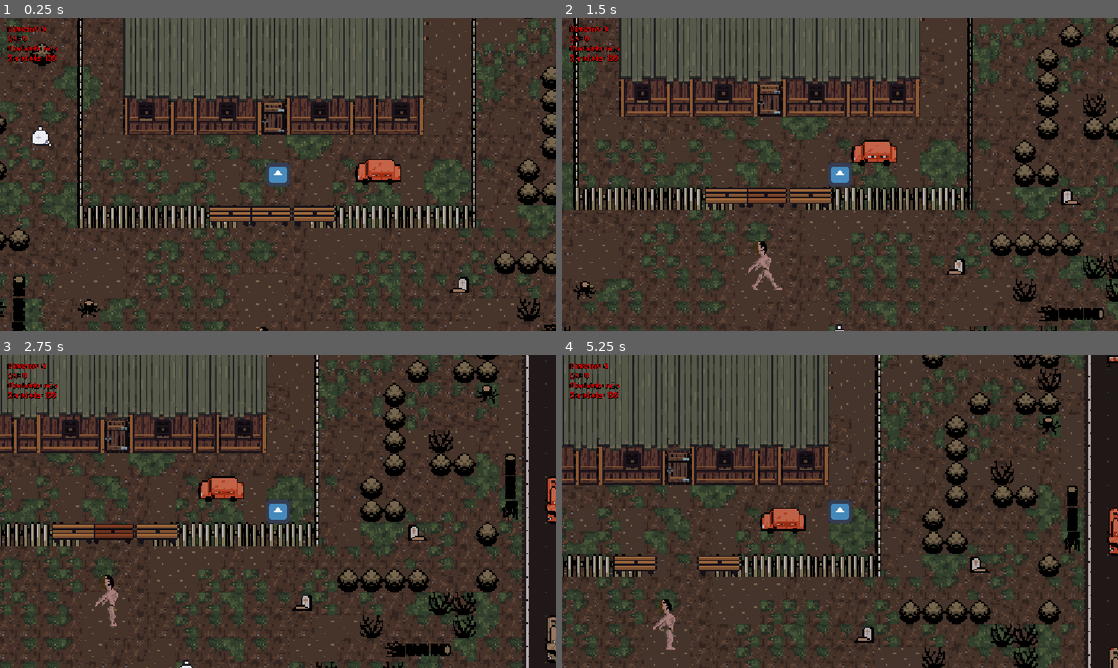
Above: before the commit, frames 1-4 (two rows, left to right).
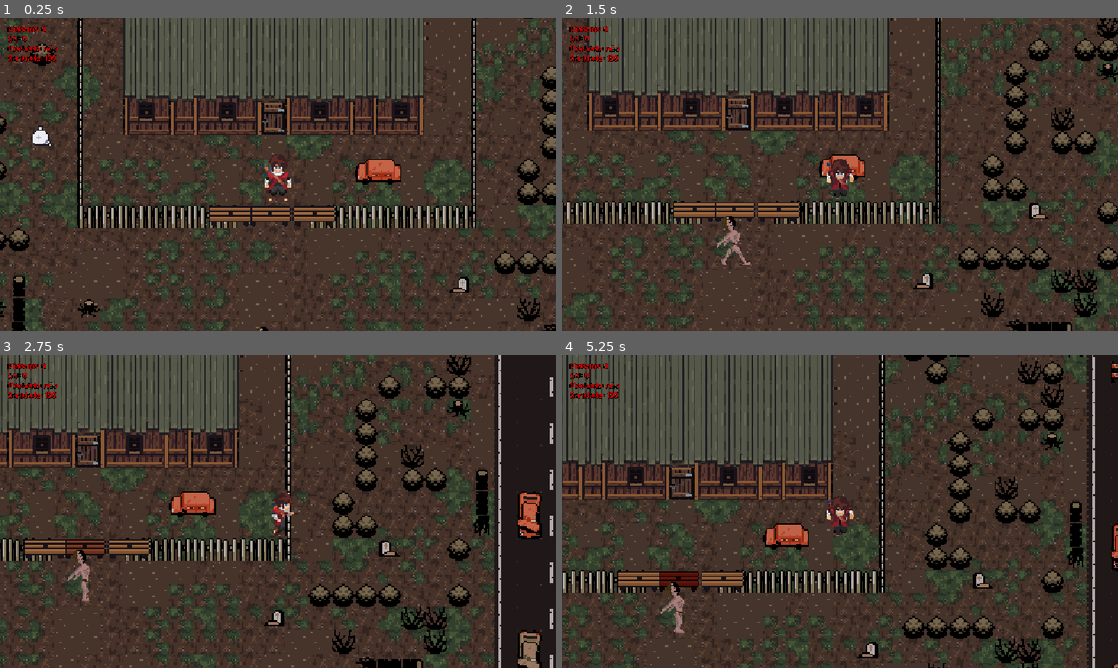
Above: after the commit, the same moments.

Repository: nickyrzzdev/tyraniker
Game: Godot game, scene res://cenas/mapa.tscn
The game is run twice, just before and just after one commit, with the same random seed, the same clock (stepped at 60 frames per second) and the same inputs. This scene is started directly instead of the project's main scene. The engine's default icon, where the game draws it, is replaced by a stand-in: a white triangle on a blue panel in a dark square.
Inputs:
- Up to frame 1 (0.25 s): no input
- Up to frame 2 (1.5 s): hold D (direita) 0.53-1.28 s; hold Shift (correr) 0.53-1.28 s; hold S (pra baixo) from 1.28 s (still down); tap Shift (correr) at 1.35 s
- Up to frame 3 (2.75 s): release S (pra baixo) at 2.03 s; hold D (direita) from 2.03 s (still down); hold Shift (correr) from 2.03 s (still down)
- Up to frame 4 (5.25 s): release D (direita) at 2.78 s; release Shift (correr) at 2.78 s; hold W (pra cima) 2.78-3.53 s; tap Shift (correr) at 2.85, 4.35 s; hold Shift (correr) 3.53-4.28 s; hold A (esquerda) 3.53-5.03 s; hold S (pra baixo) from 5.03 s (still down); hold Shift (correr) from 5.03 s (still down)

The runs differ from the first frame. In frame 1, 0.4% of the frame differs, in the area x 47-53%, y 45-59%; in frame 2, 43%; in frame 3, 45%, in the area x 0-100%, y 0-100%; in frame 4, 43%.

Commit message:
feat: adiciona sprite animado do jogador nas 4 direções

Diff:
--- a/game-tyraniker/cenas/jogador.tscn
+++ b/game-tyraniker/cenas/jogador.tscn
@@ -1,24 +1,523 @@
 [gd_scene format=3 uid="uid://ch655n3x7cyo1"]
 
 [ext_resource type="Script" uid="uid://b4vi7bchl4qd1" path="res://codigos/jogador.gd" id="1_uahlj"]
-[ext_resource type="Texture2D" uid="uid://bdwljlenesp5g" path="res://icon.svg" id="1_vwxko"]
-
-[sub_resource type="CircleShape2D" id="CircleShape2D_3sy6q"]
-radius = 7.5
+[ext_resource type="Texture2D" uid="uid://daj07d4rqa1sc" path="res://recursos/jogador/RUN/run_down.png" id="2_71kwk"]
+[ext_resource type="Texture2D" uid="uid://cydiu1fn7jt0f" path="res://recursos/jogador/RUN/run_up.png" id="3_gx3gf"]
+[ext_resource type="Texture2D" uid="uid://dn5vaqqt516rh" path="res://recursos/jogador/RUN/run_right.png" id="4_ayar0"]
+[ext_resource type="Texture2D" uid="uid://bo4ggbcoh6p3v" path="res://recursos/jogador/RUN/run_left.png" id="5_0np37"]
+[ext_resource type="Texture2D" uid="uid://uqyfoouhqb0s" path="res://recursos/jogador/IDLE/idle_down.png" id="6_4r1lo"]
+[ext_resource type="Texture2D" uid="uid://deqyt5vwlu8bk" path="res://recursos/jogador/IDLE/idle_up.png" id="7_rge55"]
+[ext_resource type="Texture2D" uid="uid://bttt3dye4ywyo" path="res://recursos/jogador/IDLE/idle_right.png" id="8_4a0i6"]
+[ext_resource type="Texture2D" uid="uid://dj6227obflh0y" path="res://recursos/jogador/IDLE/idle_left.png" id="9_mi5lp"]
+
+[sub_resource type="RectangleShape2D" id="RectangleShape2D_w11f4"]
+
+[sub_resource type="AtlasTexture" id="AtlasTexture_484bh"]
+atlas = ExtResource("2_71kwk")
+region = Rect2(0, 0, 96, 80)
+
+[sub_resource type="AtlasTexture" id="AtlasTexture_7cnop"]
+atlas = ExtResource("2_71kwk")
+region = Rect2(96, 0, 96, 80)
+
+[sub_resource type="AtlasTexture" id="AtlasTexture_rihrl"]
+atlas = ExtResource("2_71kwk")
+region = Rect2(192, 0, 96, 80)
+
+[sub_resource type="AtlasTexture" id="AtlasTexture_w02m7"]
+atlas = ExtResource("2_71kwk")
+region = Rect2(288, 0, 96, 80)
+
+[sub_resource type="AtlasTexture" id="AtlasTexture_4rw0w"]
+atlas = ExtResource("2_71kwk")
+region = Rect2(384, 0, 96, 80)
+
+[sub_resource type="AtlasTexture" id="AtlasTexture_x8v60"]
+atlas = ExtResource("2_71kwk")
+region = Rect2(480, 0, 96, 80)
+
+[sub_resource type="AtlasTexture" id="AtlasTexture_rjucj"]
+atlas = ExtResource("2_71kwk")
+region = Rect2(576, 0, 96, 80)
+
+[sub_resource type="AtlasTexture" id="AtlasTexture_t6o5y"]
+atlas = ExtResource("2_71kwk")
+region = Rect2(672, 0, 96, 80)
+
+[sub_resource type="AtlasTexture" id="AtlasTexture_03g4k"]
+atlas = ExtResource("3_gx3gf")
+region = Rect2(0, 0, 96, 80)
+
+[sub_resource type="AtlasTexture" id="AtlasTexture_nqn51"]
+atlas = ExtResource("3_gx3gf")
+region = Rect2(96, 0, 96, 80)
+
+[sub_resource type="AtlasTexture" id="AtlasTexture_07vc7"]
+atlas = ExtResource("3_gx3gf")
+region = Rect2(192, 0, 96, 80)
+
+[sub_resource type="AtlasTexture" id="AtlasTexture_76mpe"]
+atlas = ExtResource("3_gx3gf")
+region = Rect2(288, 0, 96, 80)
+
+[sub_resource type="AtlasTexture" id="AtlasTexture_jvbpx"]
+atlas = ExtResource("3_gx3gf")
+region = Rect2(384, 0, 96, 80)
+
+[sub_resource type="AtlasTexture" id="AtlasTexture_7h3cf"]
+atlas = ExtResource("3_gx3gf")
+region = Rect2(480, 0, 96, 80)
+
+[sub_resource type="AtlasTexture" id="AtlasTexture_dvcoi"]
+atlas = ExtResource("3_gx3gf")
+region = Rect2(576, 0, 96, 80)
+
+[sub_resource type="AtlasTexture" id="AtlasTexture_j4aic"]
+atlas = ExtResource("3_gx3gf")
+region = Rect2(672, 0, 96, 80)
+
+[sub_resource type="AtlasTexture" id="AtlasTexture_o6y3u"]
+atlas = ExtResource("4_ayar0")
+region = Rect2(0, 0, 96, 80)
+
+[sub_resource type="AtlasTexture" id="AtlasTexture_elkto"]
+atlas = ExtResource("4_ayar0")
+region = Rect2(96, 0, 96, 80)
+
+[sub_resource type="AtlasTexture" id="AtlasTexture_7ya7o"]
+atlas = ExtResource("4_ayar0")
+region = Rect2(192, 0, 96, 80)
+
+[sub_resource type="AtlasTexture" id="AtlasTexture_o5gml"]
+atlas = ExtResource("4_ayar0")
+region = Rect2(288, 0, 96, 80)
+
+[sub_resource type="AtlasTexture" id="AtlasTexture_07o41"]
+atlas = ExtResource("4_ayar0")
+region = Rect2(384, 0, 96, 80)
+
+[sub_resource type="AtlasTexture" id="AtlasTexture_upiod"]
+atlas = ExtResource("4_ayar0")
+region = Rect2(480, 0, 96, 80)
+
+[sub_resource type="AtlasTexture" id="AtlasTexture_x2g3p"]
+atlas = ExtResource("4_ayar0")
+region = Rect2(576, 0, 96, 80)
+
+[sub_resource type="AtlasTexture" id="AtlasTexture_3y3pl"]
+atlas = ExtResource("4_ayar0")
+region = Rect2(672, 0, 96, 80)
+
+[sub_resource type="AtlasTexture" id="AtlasTexture_csx1l"]
+atlas = ExtResource("5_0np37")
+region = Rect2(0, 0, 96, 80)
+
+[sub_resource type="AtlasTexture" id="AtlasTexture_if5if"]
+atlas = ExtResource("5_0np37")
+region = Rect2(96, 0, 96, 80)
+
+[sub_resource type="AtlasTexture" id="AtlasTexture_c3gqs"]
+atlas = ExtResource("5_0np37")
+region = Rect2(192, 0, 96, 80)
+
+[sub_resource type="AtlasTexture" id="AtlasTexture_fhp7x"]
+atlas = ExtResource("5_0np37")
+region = Rect2(288, 0, 96, 80)
+
+[sub_resource type="AtlasTexture" id="AtlasTexture_yhb5w"]
+atlas = ExtResource("5_0np37")
+region = Rect2(384, 0, 96, 80)
+
+[sub_resource type="AtlasTexture" id="AtlasTexture_gyntp"]
+atlas = ExtResource("5_0np37")
+region = Rect2(480, 0, 96, 80)
+
+[sub_resource type="AtlasTexture" id="AtlasTexture_kui0a"]
+atlas = ExtResource("5_0np37")
+region = Rect2(576, 0, 96, 80)
+
+[sub_resource type="AtlasTexture" id="AtlasTexture_sbnp6"]
+atlas = ExtResource("5_0np37")
+region = Rect2(672, 0, 96, 80)
+
+[sub_resource type="AtlasTexture" id="AtlasTexture_d081a"]
+atlas = ExtResource("6_4r1lo")
+region = Rect2(0, 0, 96, 80)
+
+[sub_resource type="AtlasTexture" id="AtlasTexture_p2ll8"]
+atlas = ExtResource("6_4r1lo")
+region = Rect2(96, 0, 96, 80)
+
+[sub_resource type="AtlasTexture" id="AtlasTexture_3sg1u"]
+atlas = ExtResource("6_4r1lo")
+region = Rect2(192, 0, 96, 80)
+
+[sub_resource type="AtlasTexture" id="AtlasTexture_ob6e8"]
+atlas = ExtResource("6_4r1lo")
+region = Rect2(288, 0, 96, 80)
+
+[sub_resource type="AtlasTexture" id="AtlasTexture_cm7cb"]
+atlas = ExtResource("6_4r1lo")
+region = Rect2(384, 0, 96, 80)
+
+[sub_resource type="AtlasTexture" id="AtlasTexture_e4pah"]
+atlas = ExtResource("6_4r1lo")
+region = Rect2(480, 0, 96, 80)
+
+[sub_resource type="AtlasTexture" id="AtlasTexture_5mnog"]
+atlas = ExtResource("6_4r1lo")
+region = Rect2(576, 0, 96, 80)
+
+[sub_resource type="AtlasTexture" id="AtlasTexture_cdbtb"]
+atlas = ExtResource("6_4r1lo")
+region = Rect2(672, 0, 96, 80)
+
+[sub_resource type="AtlasTexture" id="AtlasTexture_26rt7"]
+atlas = ExtResource("7_rge55")
+region = Rect2(0, 0, 96, 80)
+
+[sub_resource type="AtlasTexture" id="AtlasTexture_fr7mn"]
+atlas = ExtResource("7_rge55")
+region = Rect2(96, 0, 96, 80)
+
+[sub_resource type="AtlasTexture" id="AtlasTexture_m14mt"]
+atlas = ExtResource("7_rge55")
+region = Rect2(192, 0, 96, 80)
+
+[sub_resource type="AtlasTexture" id="AtlasTexture_pj7y8"]
+atlas = ExtResource("7_rge55")
+region = Rect2(288, 0, 96, 80)
+
+[sub_resource type="AtlasTexture" id="AtlasTexture_emsxp"]
+atlas = ExtResource("7_rge55")
+region = Rect2(384, 0, 96, 80)
+
+[sub_resource type="AtlasTexture" id="AtlasTexture_wb4ic"]
+atlas = ExtResource("7_rge55")
+region = Rect2(480, 0, 96, 80)
+
+[sub_resource type="AtlasTexture" id="AtlasTexture_h7csl"]
+atlas = ExtResource("7_rge55")
+region = Rect2(576, 0, 96, 80)
+
+[sub_resource type="AtlasTexture" id="AtlasTexture_w2a77"]
+atlas = ExtResource("7_rge55")
+region = Rect2(672, 0, 96, 80)
+
+[sub_resource type="AtlasTexture" id="AtlasTexture_2eld7"]
+atlas = ExtResource("8_4a0i6")
+region = Rect2(0, 0, 96, 80)
+
+[sub_resource type="AtlasTexture" id="AtlasTexture_ghra4"]
+atlas = ExtResource("8_4a0i6")
+region = Rect2(96, 0, 96, 80)
+
+[sub_resource type="AtlasTexture" id="AtlasTexture_lg4fq"]
+atlas = ExtResource("8_4a0i6")
+region = Rect2(192, 0, 96, 80)
+
+[sub_resource type="AtlasTexture" id="AtlasTexture_lkm2t"]
+atlas = ExtResource("8_4a0i6")
+region = Rect2(288, 0, 96, 80)
+
+[sub_resource type="AtlasTexture" id="AtlasTexture_1qsy1"]
+atlas = ExtResource("8_4a0i6")
+region = Rect2(384, 0, 96, 80)
+
+[sub_resource type="AtlasTexture" id="AtlasTexture_o3xgt"]
+atlas = ExtResource("8_4a0i6")
+region = Rect2(480, 0, 96, 80)
+
+[sub_resource type="AtlasTexture" id="AtlasTexture_c5v1i"]
+atlas = ExtResource("8_4a0i6")
+region = Rect2(576, 0, 96, 80)
+
+[sub_resource type="AtlasTexture" id="AtlasTexture_7et21"]
+atlas = ExtResource("8_4a0i6")
+region = Rect2(672, 0, 96, 80)
+
+[sub_resource type="AtlasTexture" id="AtlasTexture_un6bx"]
+atlas = ExtResource("9_mi5lp")
+region = Rect2(0, 0, 96, 80)
+
+[sub_resource type="AtlasTexture" id="AtlasTexture_ajbnm"]
+atlas = ExtResource("9_mi5lp")
+region = Rect2(96, 0, 96, 80)
+
+[sub_resource type="AtlasTexture" id="AtlasTexture_n4tcp"]
+atlas = ExtResource("9_mi5lp")
+region = Rect2(192, 0, 96, 80)
+
+[sub_resource type="AtlasTexture" id="AtlasTexture_hhqak"]
+atlas = ExtResource("9_mi5lp")
+region = Rect2(288, 0, 96, 80)
+
+[sub_resource type="AtlasTexture" id="AtlasTexture_o4goc"]
+atlas = ExtResource("9_mi5lp")
+region = Rect2(384, 0, 96, 80)
+
+[sub_resource type="AtlasTexture" id="AtlasTexture_3llti"]
+atlas = ExtResource("9_mi5lp")
+region = Rect2(480, 0, 96, 80)
+
+[sub_resource type="AtlasTexture" id="AtlasTexture_sxidi"]
+atlas = ExtResource("9_mi5lp")
+region = Rect2(576, 0, 96, 80)
+
+[sub_resource type="AtlasTexture" id="AtlasTexture_7qact"]
+atlas = ExtResource("9_mi5lp")
+region = Rect2(672, 0, 96, 80)
+
+[sub_resource type="SpriteFrames" id="SpriteFrames_3sy6q"]
+animations = [{
+"frames": [{
+"duration": 1.0,
+"texture": SubResource("AtlasTexture_484bh")
+}, {
+"duration": 1.0,
+"texture": SubResource("AtlasTexture_7cnop")
+}, {
+"duration": 1.0,
+"texture": SubResource("AtlasTexture_rihrl")
+}, {
+"duration": 1.0,
+"texture": SubResource("AtlasTexture_w02m7")
+}, {
+"duration": 1.0,
+"texture": SubResource("AtlasTexture_4rw0w")
+}, {
+"duration": 1.0,
+"texture": SubResource("AtlasTexture_x8v60")
+}, {
+"duration": 1.0,
+"texture": SubResource("AtlasTexture_rjucj")
+}, {
+"duration": 1.0,
+"texture": SubResource("AtlasTexture_t6o5y")
+}],
+"loop": 1,
+"name": &"andando_baixo",
+"speed": 8.0
+}, {
+"frames": [{
+"duration": 1.0,
+"texture": SubResource("AtlasTexture_03g4k")
+}, {
+"duration": 1.0,
+"texture": SubResource("AtlasTexture_nqn51")
+}, {
+"duration": 1.0,
+"texture": SubResource("AtlasTexture_07vc7")
+}, {
+"duration": 1.0,
+"texture": SubResource("AtlasTexture_76mpe")
+}, {
+"duration": 1.0,
+"texture": SubResource("AtlasTexture_jvbpx")
+}, {
+"duration": 1.0,
+"texture": SubResource("AtlasTexture_7h3cf")
+}, {
+"duration": 1.0,
+"texture": SubResource("AtlasTexture_dvcoi")
+}, {
+"duration": 1.0,
+"texture": SubResource("AtlasTexture_j4aic")
+}],
+"loop": 1,
+"name": &"andando_cima",
+"speed": 8.0
+}, {
+"frames": [{
+"duration": 1.0,
+"texture": SubResource("AtlasTexture_o6y3u")
+}, {
+"duration": 1.0,
+"texture": SubResource("AtlasTexture_elkto")
+}, {
+"duration": 1.0,
+"texture": SubResource("AtlasTexture_7ya7o")
+}, {
+"duration": 1.0,
+"texture": SubResource("AtlasTexture_o5gml")
+}, {
+"duration": 1.0,
+"texture": SubResource("AtlasTexture_07o41")
+}, {
+"duration": 1.0,
+"texture": SubResource("AtlasTexture_upiod")
+}, {
+"duration": 1.0,
+"texture": SubResource("AtlasTexture_x2g3p")
+}, {
+"duration": 1.0,
+"texture": SubResource("AtlasTexture_3y3pl")
+}],
+"loop": 1,
+"name": &"andando_direita",
+"speed": 8.0
+}, {
+"frames": [{
+"duration": 1.0,
+"texture": SubResource("AtlasTexture_csx1l")
+}, {
+"duration": 1.0,
+"texture": SubResource("AtlasTexture_if5if")
+}, {
+"duration": 1.0,
+"texture": SubResource("AtlasTexture_c3gqs")
+}, {
+"duration": 1.0,
+"texture": SubResource("AtlasTexture_fhp7x")
+}, {
+"duration": 1.0,
+"texture": SubResource("AtlasTexture_yhb5w")
+}, {
+"duration": 1.0,
+"texture": SubResource("AtlasTexture_gyntp")
+}, {
+"duration": 1.0,
+"texture": SubResource("AtlasTexture_kui0a")
+}, {
+"duration": 1.0,
+"texture": SubResource("AtlasTexture_sbnp6")
+}],
+"loop": 1,
+"name": &"andando_esquerda",
+"speed": 8.0
+}, {
+"frames": [{
+"duration": 1.0,
+"texture": SubResource("AtlasTexture_d081a")
+}, {
+"duration": 1.0,
+"texture": SubResource("AtlasTexture_p2ll8")
+}, {
+"duration": 1.0,
+"texture": SubResource("AtlasTexture_3sg1u")
+}, {
+"duration": 1.0,
+"texture": SubResource("AtlasTexture_ob6e8")
+}, {
+"duration": 1.0,
+"texture": SubResource("AtlasTexture_cm7cb")
+}, {
+"duration": 1.0,
+"texture": SubResource("AtlasTexture_e4pah")
+}, {
+"duration": 1.0,
+"texture": SubResource("AtlasTexture_5mnog")
+}, {
+"duration": 1.0,
+"texture": SubResource("AtlasTexture_cdbtb")
+}],
+"loop": 1,
+"name": &"parado_baixo",
+"speed": 8.0
+}, {
+"frames": [{
+"duration": 1.0,
+"texture": SubResource("AtlasTexture_26rt7")
+}, {
+"duration": 1.0,
+"texture": SubResource("AtlasTexture_fr7mn")
+}, {
+"duration": 1.0,
+"texture": SubResource("AtlasTexture_m14mt")
+}, {
+"duration": 1.0,
+"texture": SubResource("AtlasTexture_pj7y8")
+}, {
+"duration": 1.0,
+"texture": SubResource("AtlasTexture_emsxp")
+}, {
+"duration": 1.0,
+"texture": SubResource("AtlasTexture_wb4ic")
+}, {
+"duration": 1.0,
+"texture": SubResource("AtlasTexture_h7csl")
+}, {
+"duration": 1.0,
+"texture": SubResource("AtlasTexture_w2a77")
+}],
+"loop": 1,
+"name": &"parado_cima",
+"speed": 8.0
+}, {
+"frames": [{
+"duration": 1.0,
+"texture": SubResource("AtlasTexture_2eld7")
+}, {
+"duration": 1.0,
+"texture": SubResource("AtlasTexture_ghra4")
+}, {
+"duration": 1.0,
+"texture": SubResource("AtlasTexture_lg4fq")
+}, {
+"duration": 1.0,
+"texture": SubResource("AtlasTexture_lkm2t")
+}, {
+"duration": 1.0,
+"texture": SubResource("AtlasTexture_1qsy1")
+}, {
+"duration": 1.0,
+"texture": SubResource("AtlasTexture_o3xgt")
+}, {
+"duration": 1.0,
+"texture": SubResource("AtlasTexture_c5v1i")
+}, {
+"duration": 1.0,
+"texture": SubResource("AtlasTexture_7et21")
+}],
+"loop": 1,
+"name": &"parado_direita",
+"speed": 8.0
+}, {
+"frames": [{
+"duration": 1.0,
+"texture": SubResource("AtlasTexture_un6bx")
+}, {
+"duration": 1.0,
+"texture": SubResource("AtlasTexture_ajbnm")
+}, {
+"duration": 1.0,
+"texture": SubResource("AtlasTexture_n4tcp")
+}, {
+"duration": 1.0,
+"texture": SubResource("AtlasTexture_hhqak")
+}, {
+"duration": 1.0,
+"texture": SubResource("AtlasTexture_o4goc")
+}, {
+"duration": 1.0,
+"texture": SubResource("AtlasTexture_3llti")
+}, {
+"duration": 1.0,
+"texture": SubResource("AtlasTexture_sxidi")
+}, {
+"duration": 1.0,
+"texture": SubResource("AtlasTexture_7qact")
+}],
+"loop": 1,
+"name": &"parado_esquerda",
+"speed": 8.0
+}]
 
 [node name="jogador" type="CharacterBody2D" unique_id=1521149699 groups=["jogador"]]
 z_index = 1
 motion_mode = 1
 script = ExtResource("1_uahlj")
 
-[node name="Sprite2D" type="Sprite2D" parent="." unique_id=570991795]
-scale = Vector2(0.134375, 0.1265625)
-texture = ExtResource("1_vwxko")
-
 [node name="CollisionShape2D" type="CollisionShape2D" parent="." unique_id=760822222]
-shape = SubResource("CircleShape2D_3sy6q")
+position = Vector2(0, 13)
+scale = Vector2(0.5, 0.5)
+shape = SubResource("RectangleShape2D_w11f4")
 
 [node name="Camera2D" type="Camera2D" parent="." unique_id=1771097388]
 zoom = Vector2(3, 3)
 position_smoothing_enabled = true
 position_smoothing_speed = 60.0
+
+[node name="AnimatedSprite2D" type="AnimatedSprite2D" parent="." unique_id=121169523]
+sprite_frames = SubResource("SpriteFrames_3sy6q")
+animation = &"andando_esquerda"
--- a/game-tyraniker/codigos/inimigo.gd
+++ b/game-tyraniker/codigos/inimigo.gd
@@ -2,7 +2,7 @@
 
 @export var velocidade := 60.0
 @export var dano := 10
-@export var distancia_ataque := 48.0
+@export var distancia_ataque := 20.0
 @export var intervalo_ataque := 1.0
 
 var alvo: Node2D = null
--- a/game-tyraniker/codigos/jogador.gd
+++ b/game-tyraniker/codigos/jogador.gd
@@ -2,6 +2,8 @@
 
 @export var velocidade: float = 50.0
 @export var corrida: float = 90
+@onready var sprite = $AnimatedSprite2D
+var ultima_direcao := "baixo"
 
 func _physics_process(_delta: float) -> void:
 	var direcao := Input.get_vector("esquerda", "direita", "pra cima", "pra baixo")
@@ -11,3 +13,22 @@
 		velocity = corrida * direcao
 
 	move_and_slide()
+
+	if direcao == Vector2.ZERO:
+		sprite.play("parado_" + ultima_direcao) #toca a animacao de idle na direcaop que o player estiber
+		return
+
+	#na diafonal, vale o eixo que ele maiss se move
+	if abs(direcao.x) > abs(direcao.y):
+		if direcao.x > 0:
+			ultima_direcao = "direita"
+		else:
+			ultima_direcao = "esquerda"
+	else:
+		if direcao.y > 0:
+			ultima_direcao = "baixo"
+
+		else:
+			ultima_direcao = "cima"
+
+	sprite.play("andando_"+ ultima_direcao)
Binary file added: game-tyraniker/recursos/jogador/IDLE/idle_down.png
Not shown, added: game-tyraniker/recursos/jogador/IDLE/idle_down.png.import
Binary file added: game-tyraniker/recursos/jogador/IDLE/idle_left.png
Not shown, added: game-tyraniker/recursos/jogador/IDLE/idle_left.png.import
Binary file added: game-tyraniker/recursos/jogador/IDLE/idle_right.png
Not shown, added: game-tyraniker/recursos/jogador/IDLE/idle_right.png.import
Binary file added: game-tyraniker/recursos/jogador/IDLE/idle_up.png
Not shown, added: game-tyraniker/recursos/jogador/IDLE/idle_up.png.import
Binary file added: game-tyraniker/recursos/jogador/RUN/run_down.png
Not shown, added: game-tyraniker/recursos/jogador/RUN/run_down.png.import
Binary file added: game-tyraniker/recursos/jogador/RUN/run_left.png
Not shown, added: game-tyraniker/recursos/jogador/RUN/run_left.png.import
(and 5 more such lines)
